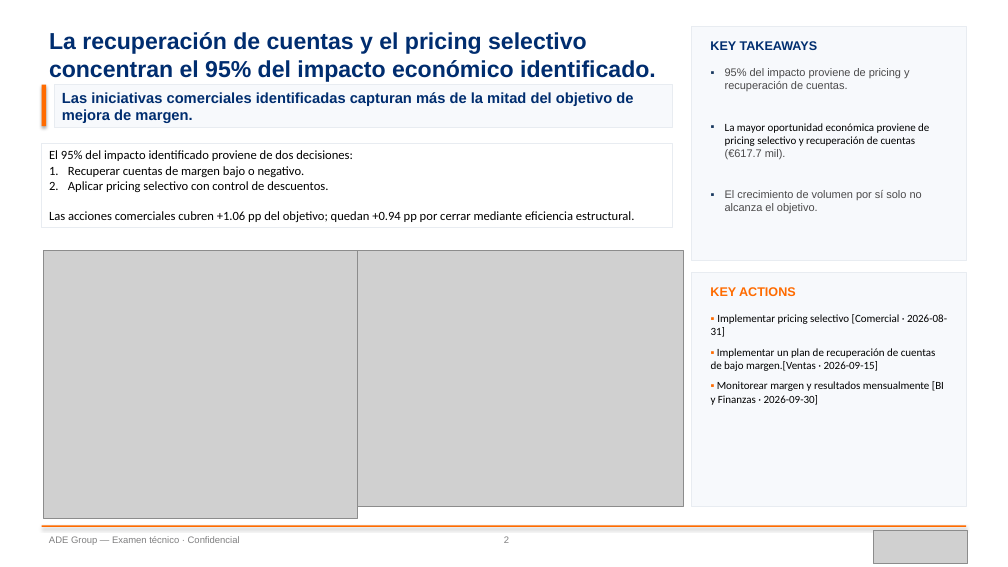
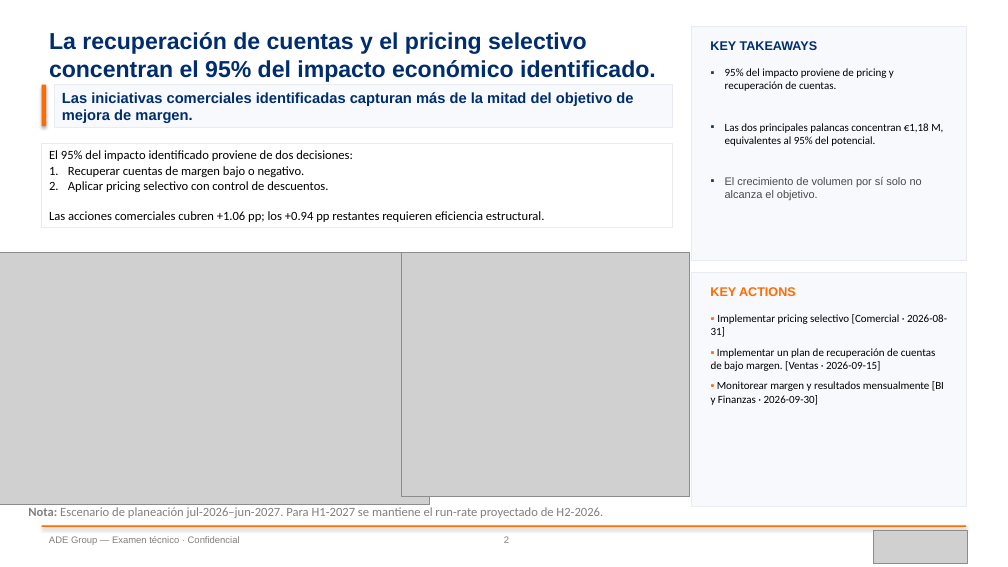
Before and after one commit to mabelation/ADE-BI-Case, a slide deck: slide 2 of presentacion_Mabel_Alvarez.pptx. Drawn at 1008x567 pixels with LibreOffice and Linux fonts; fonts in the diff are those of the drawing; grey boxes stand for pictures. Boxes give left, top, right and bottom in pixels: in the first picture for what was removed or moved away, otherwise in the second. Text is boxed around its words. In the diff, an @@ line names an element or a change of style, - is before the commit and + after.

```diff
--- a/presentacion_Mabel_Alvarez.pptx
+++ b/presentacion_Mabel_Alvarez.pptx
@@ text at <box>725,68,894,91</box>: font Arial to Calibri, text colour #4B4A4B to #000000 in "95% del impacto proviene de pricing y ..." @@
@@ text at <box>725,123,943,146</box>: text changed @@
-▪ La mayor oportunidad económica proviene de pricing selectivo y recuperación de cuentas (€617.7 mil).
+▪ Las dos principales palancas concentran €1,18 M, equivalentes al 95% del potencial.
@@ text in rectangle at <box>49,211,545,222</box>: text changed @@
-Las acciones comerciales cubren +1.06 pp del objetivo; quedan +0.94 pp por cerrar mediante eficiencia estructural.
+Las acciones comerciales cubren +1.06 pp; los +0.94 pp restantes requieren eficiencia estructural.
@@ picture: place and size @@
-picture at <box>44,250,358,518</box>
+picture at <box>0,253,430,504</box>
@@ picture: place and size @@
-picture at <box>357,250,683,507</box>
+picture at <box>402,253,690,496</box>
@@ text at <box>711,348,936,371</box>: spaces changed @@
-▪ Implementar un plan de recuperación de cuentas de bajo margen.[Ventas · 2026-09-15]
+▪ Implementar un plan de recuperación de cuentas de bajo margen. [Ventas · 2026-09-15]
@@ text added at <box>28,507,603,518</box>, 12 pt, text #808080 @@
+Nota: Escenario de planeación jul-2026–jun-2027. Para H1-2027 se mantiene el run-rate proyectado de H2-2026.
```
Also in this commit, not shown: 1 other slide changed, 1 other file.
